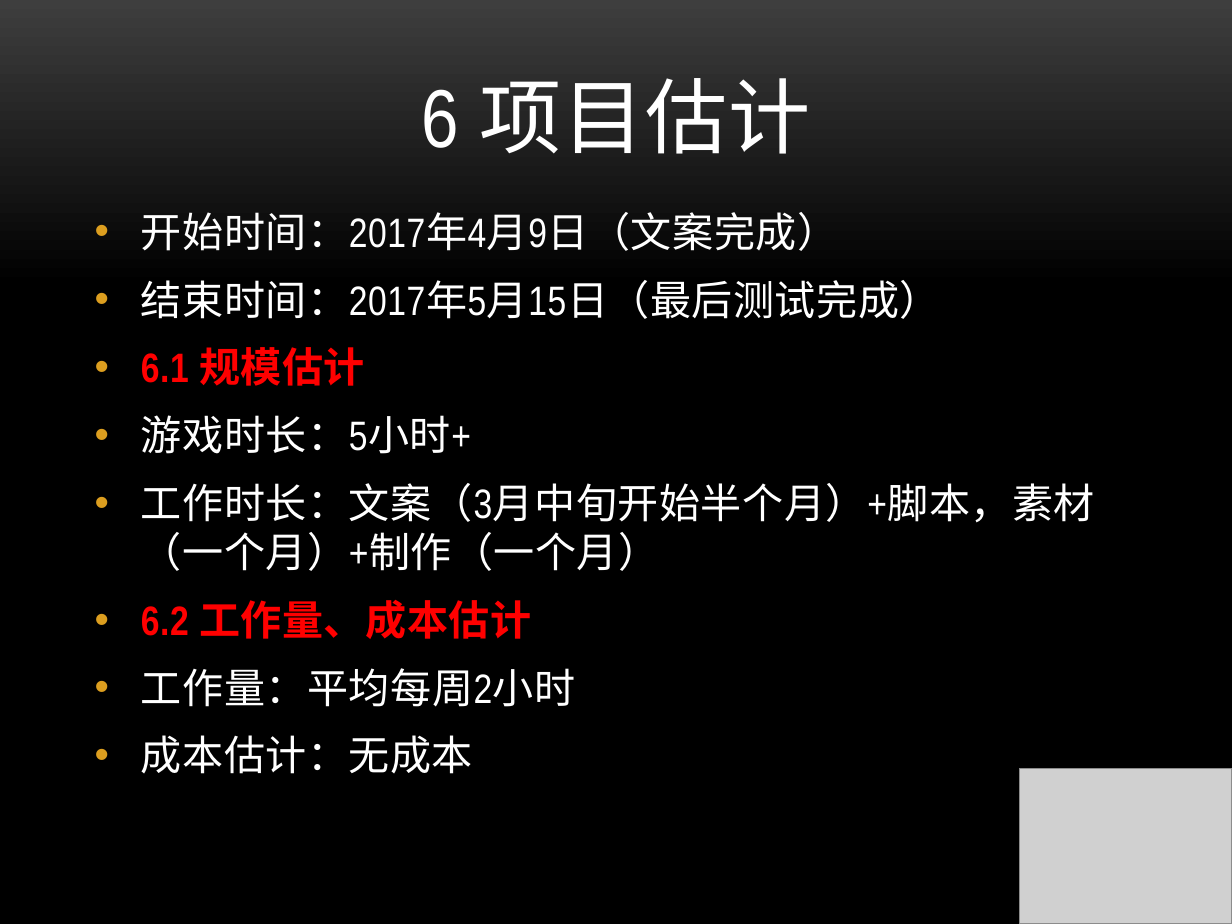
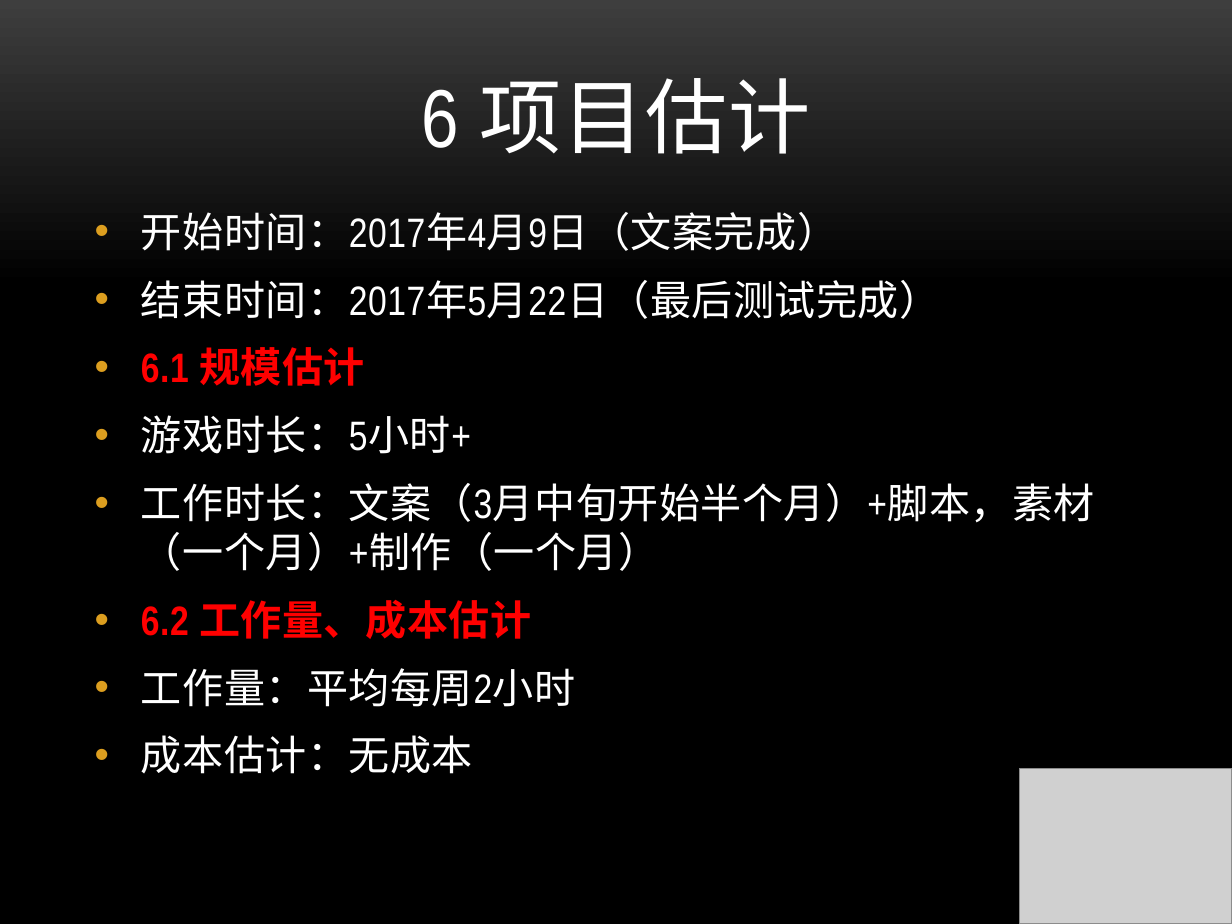
Before and after one commit to ZanebonoAlter/-, a slide deck: slide 16 of 项目计划.pptx. Drawn at 1232x924 pixels with LibreOffice and Linux fonts; fonts in the diff are those of the drawing; grey boxes stand for pictures; background and template pictures are left out. Boxes give left, top, right and bottom in pixels: in the first picture for what was removed or moved away, otherwise in the second. Text is boxed around its words. In the diff, an @@ line names an element or a change of style, - is before the commit and + after.

```diff
--- a/项目计划.pptx
+++ b/项目计划.pptx
@@ text at box(141, 280, 941, 319): text changed @@
-• 结束时间：2017年5月15日（最后测试完成）
+• 结束时间：2017年5月22日（最后测试完成）
```
Also in this commit, not shown: 4 other slides changed.
